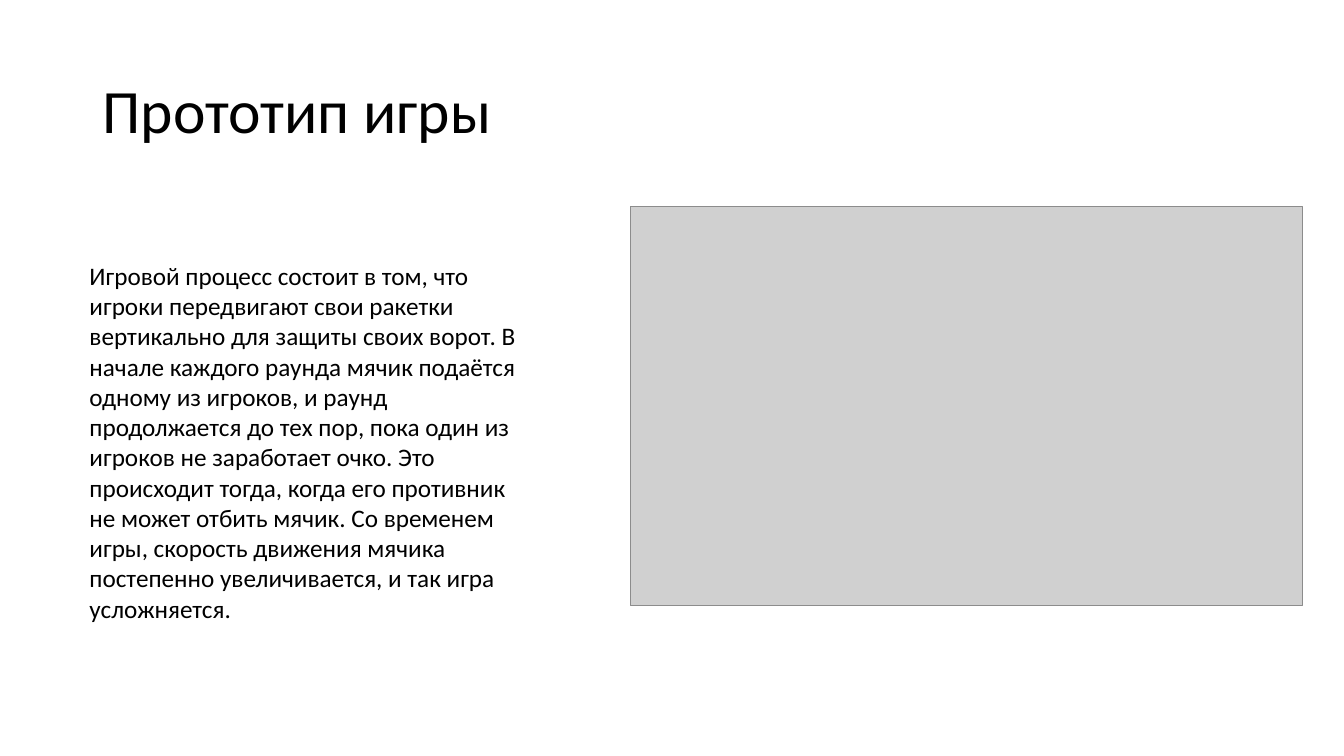
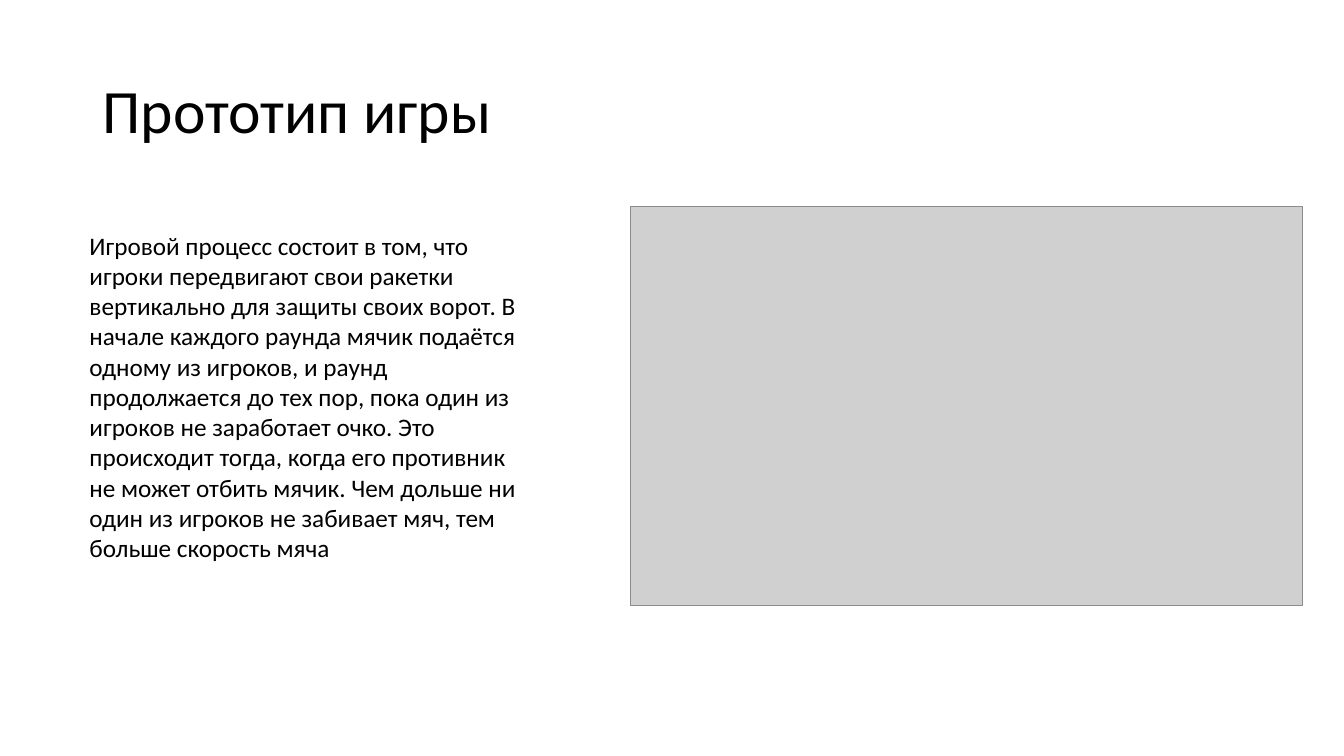
Before and after one commit to GalkinAlexeyAndreevich/game-js, a slide deck: slide 4 of ping-pong.pptx. Drawn at 1344x756 pixels with LibreOffice and Linux fonts; fonts in the diff are those of the drawing; grey boxes stand for pictures. Boxes give left, top, right and bottom in pixels: in the first picture for what was removed or moved away, otherwise in the second. Text is boxed around its words. In the diff, an @@ line names an element or a change of style, - is before the commit and + after.

```diff
--- a/ping-pong.pptx
+++ b/ping-pong.pptx
@@ text at [89,238,516,561]: text changed @@
-Игровой процесс состоит в том, что игроки передвигают свои ракетки вертикально для защиты своих ворот. В начале каждого раунда мячик подаётся одному из игроков, и раунд продолжается до тех пор, пока один из игроков не заработает очко. Это происходит тогда, когда его противник не может отбить мячик. Со временем игры, скорость движения мячика постепенно увеличивается, и так игра усложняется.
+Игровой процесс состоит в том, что игроки передвигают свои ракетки вертикально для защиты своих ворот. В начале каждого раунда мячик подаётся одному из игроков, и раунд продолжается до тех пор, пока один из игроков не заработает очко. Это происходит тогда, когда его противник не может отбить мячик. Чем дольше ни один из игроков не забивает мяч, тем больше скорость мяча
```
Also in this commit, not shown: 2 other slides changed, 24 other files.
